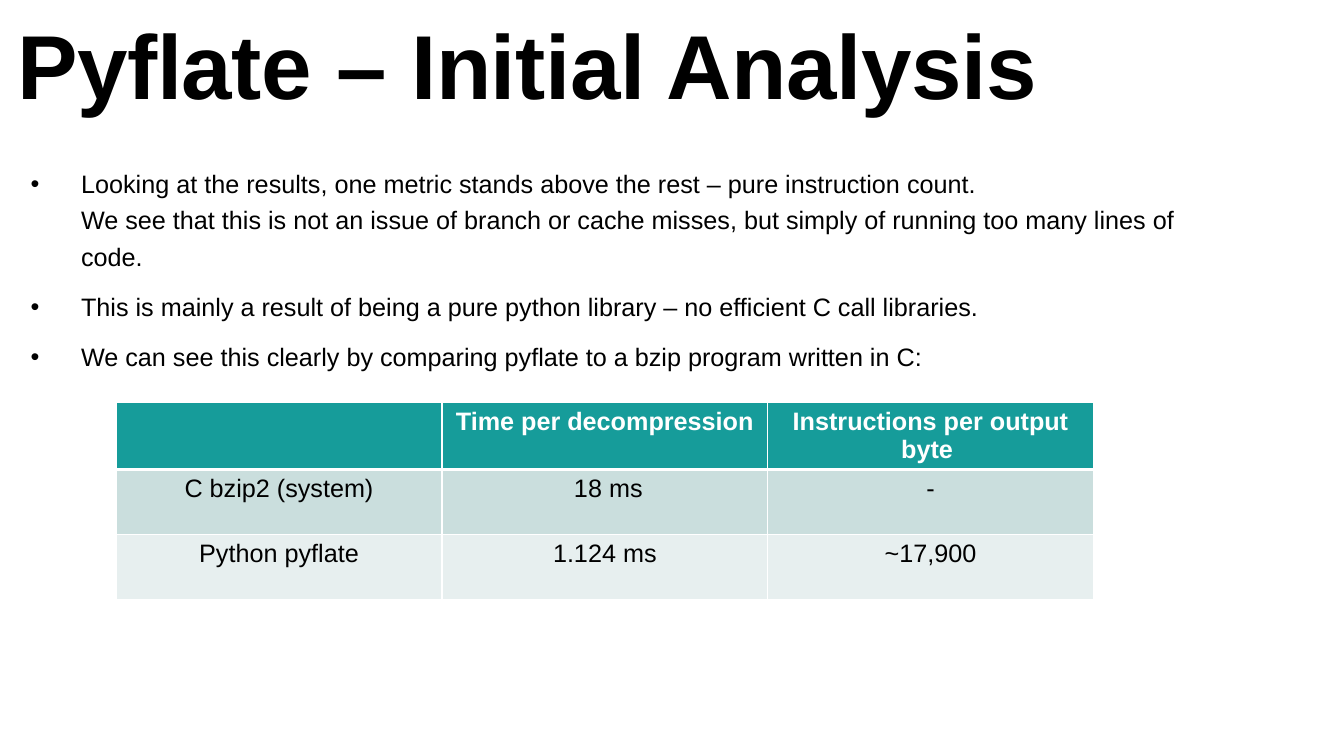
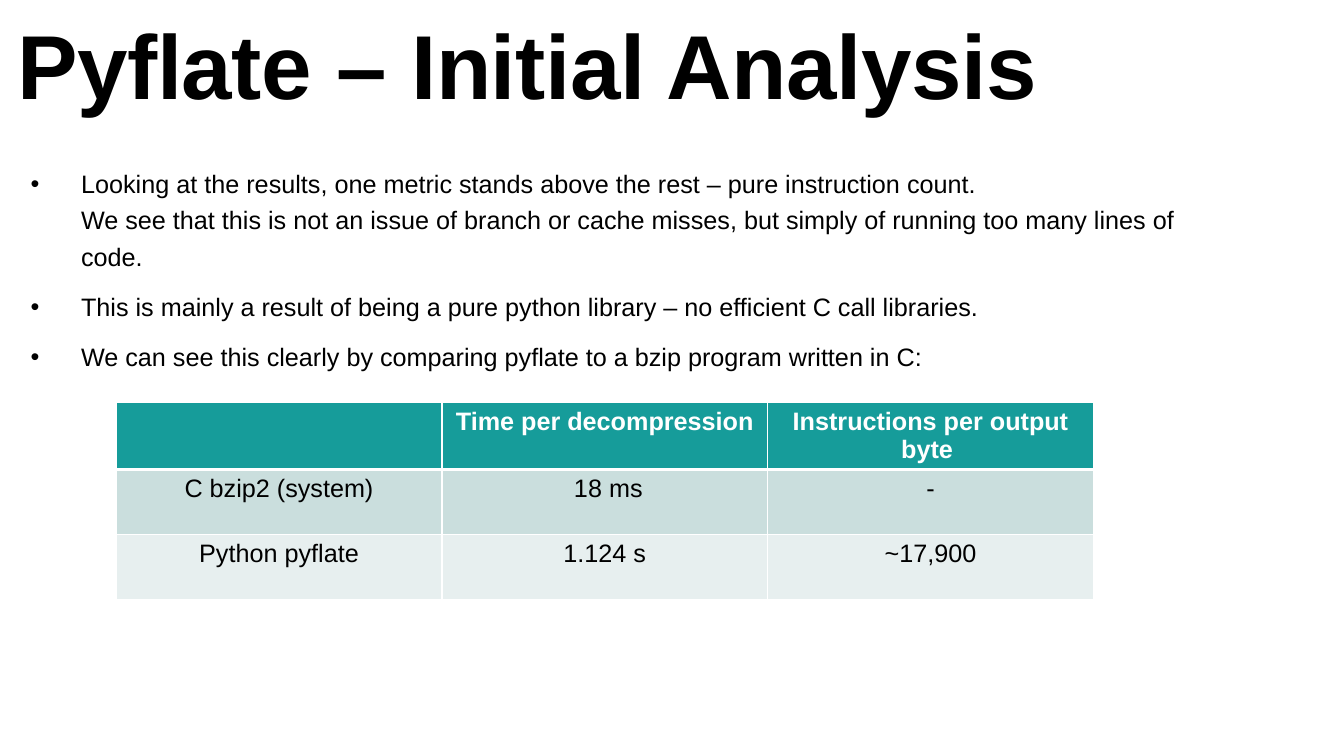
Before and after one commit to oridaniel09/nnproject, a slide deck: slide 17 of Final Presentation - NN Project.pptx. Drawn at 1344x756 pixels with LibreOffice and Linux fonts; fonts in the diff are those of the drawing. Boxes give left, top, right and bottom in pixels: in the first picture for what was removed or moved away, otherwise in the second. Text is boxed around its words. In the diff, an @@ line names an element or a change of style, - is before the commit and + after.

Commit message:
add minor changes pyflate presentation

```diff
--- a/Final Presentation - NN Project.pptx
+++ b/Final Presentation - NN Project.pptx
@@ table at bbox=[116, 403, 1093, 605] @@
-row 3, column 2: 1.124 ms
+row 3, column 2: 1.124 s
```
Also in this commit, not shown: 4 other slides changed.
